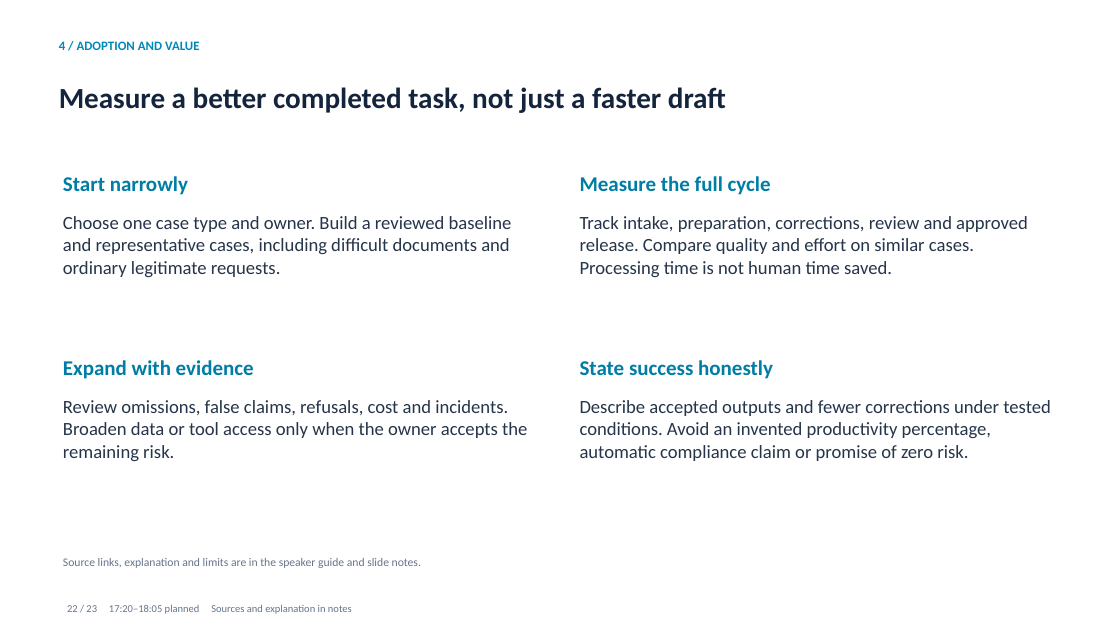
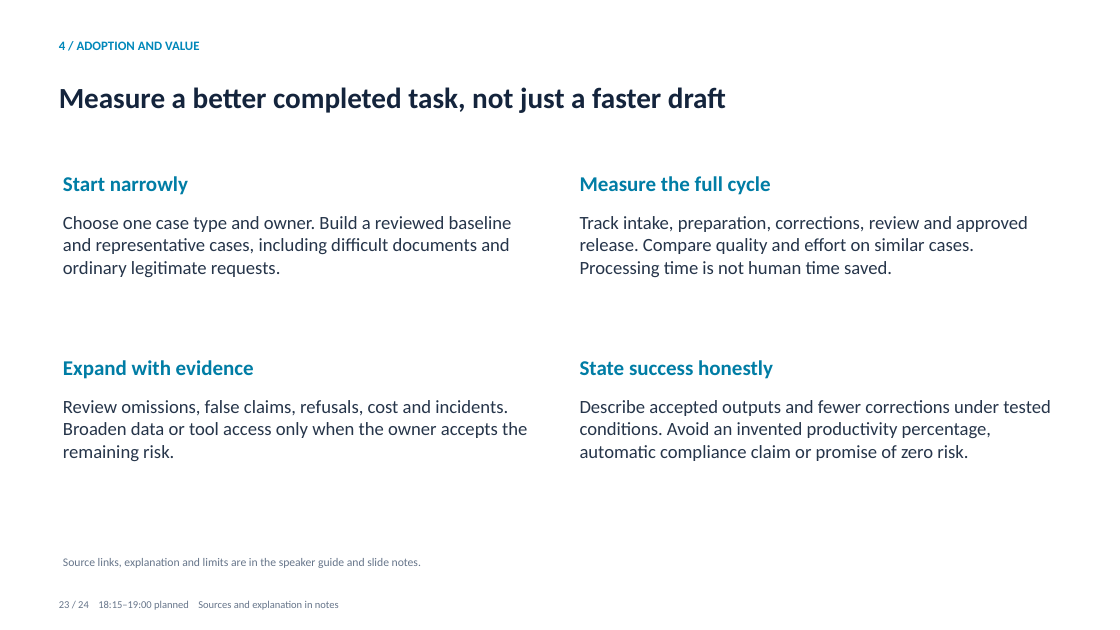
Before and after one commit to skunpoj/dsh_setup, a slide deck: slide 23 of docs/presentations/guarding-the-value-stream/Guarding_the_Value_Stream.pptx (slide 22 before the commit). Drawn at 1120x630 pixels with LibreOffice and Linux fonts; fonts in the diff are those of the drawing. Boxes give left, top, right and bottom in pixels: in the first picture for what was removed or moved away, otherwise in the second. Text is boxed around its words. In the diff, an @@ line names an element or a change of style, - is before the commit and + after.

```diff
--- a/docs/presentations/guarding-the-value-stream/Guarding_the_Value_Stream.pptx
+++ b/docs/presentations/guarding-the-value-stream/Guarding_the_Value_Stream.pptx
@@ text at [59, 600, 339, 610]: text changed @@
-22 / 23 17:20–18:05 planned Sources and explanation in notes
+23 / 24 18:15–19:00 planned Sources and explanation in notes
```
Also in this commit, not shown: 22 other slides changed, 1 slide added, 2 other files.
